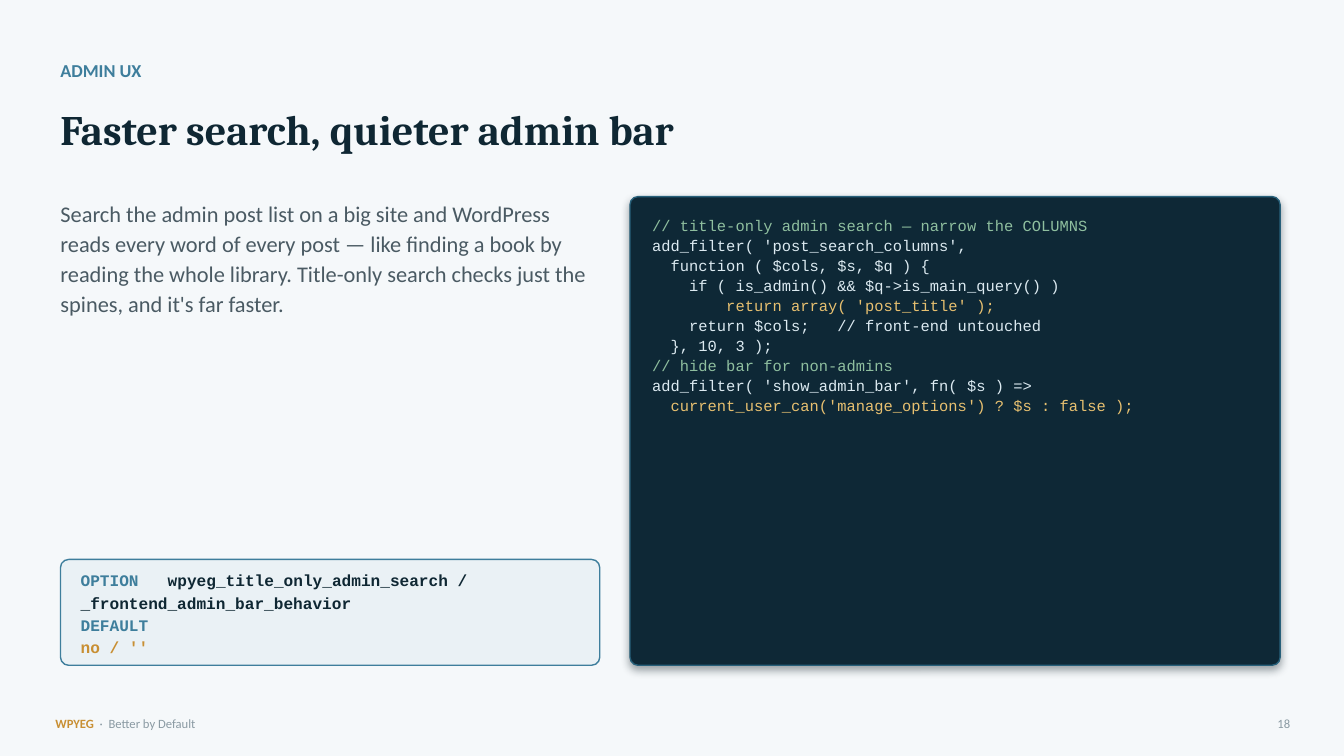
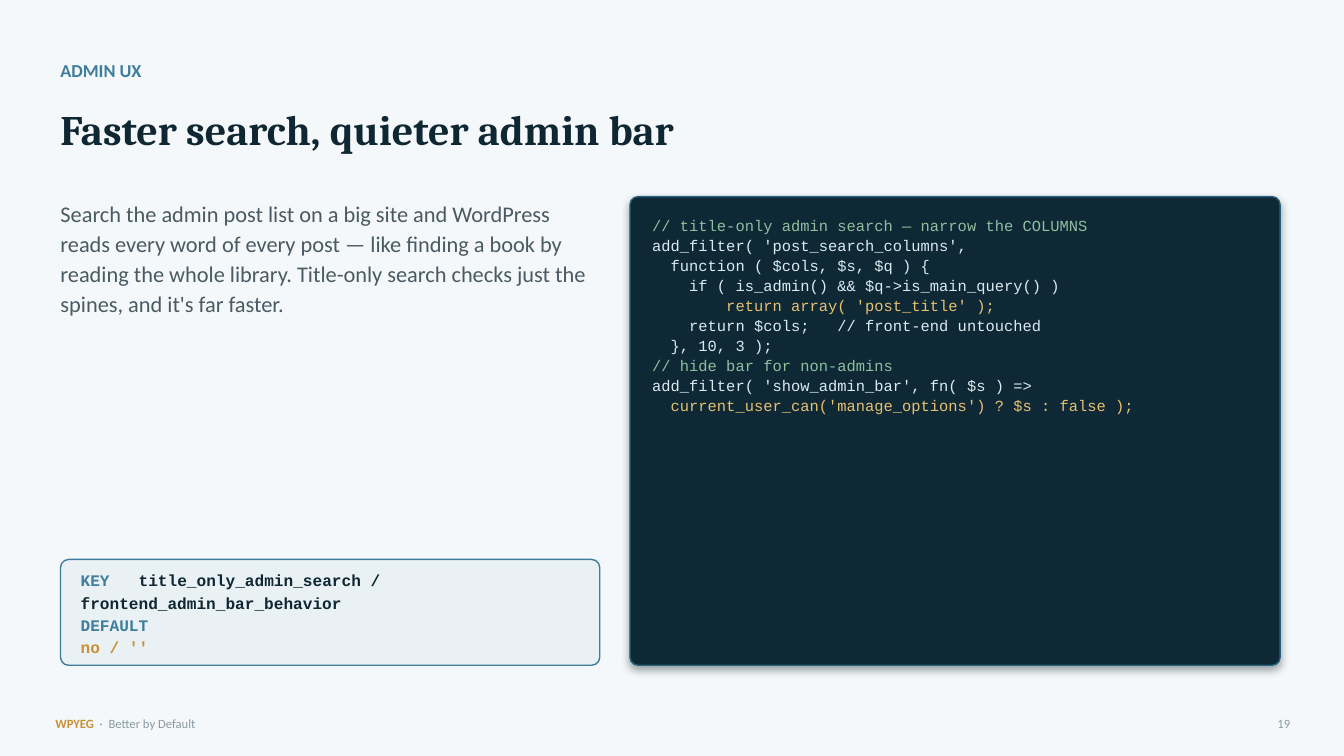
Before and after one commit to WPYEG/Better-by-Default, a slide deck: slide 19 of workshop/Better-by-Default.pptx (slide 18 before the commit). Drawn at 1344x756 pixels with LibreOffice and Linux fonts; fonts in the diff are those of the drawing. Boxes give left, top, right and bottom in pixels: in the first picture for what was removed or moved away, otherwise in the second. Text is boxed around its words. In the diff, an @@ line names an element or a change of style, - is before the commit and + after.

```diff
--- a/workshop/Better-by-Default.pptx
+++ b/workshop/Better-by-Default.pptx
@@ text at (x1=81, y1=575, x2=361, y2=611): text changed @@
-OPTION wpyeg_title_only_admin_search / _frontend_admin_bar_behavior
+KEY title_only_admin_search / frontend_admin_bar_behavior
```
Also in this commit, not shown: 16 other slides changed, 4 slides added, 11 other files.
